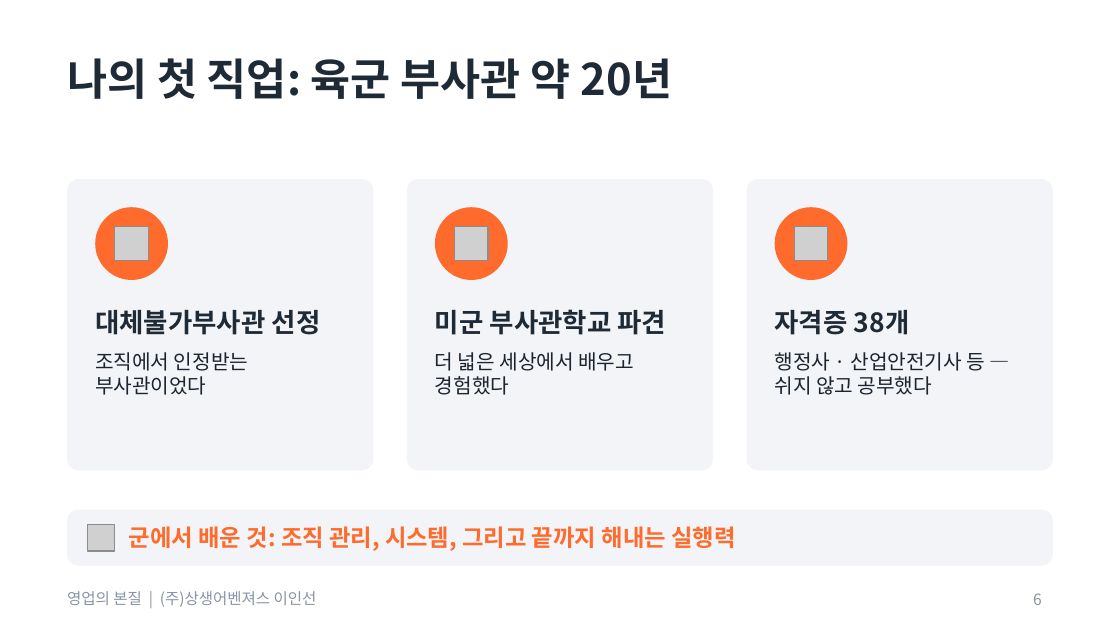
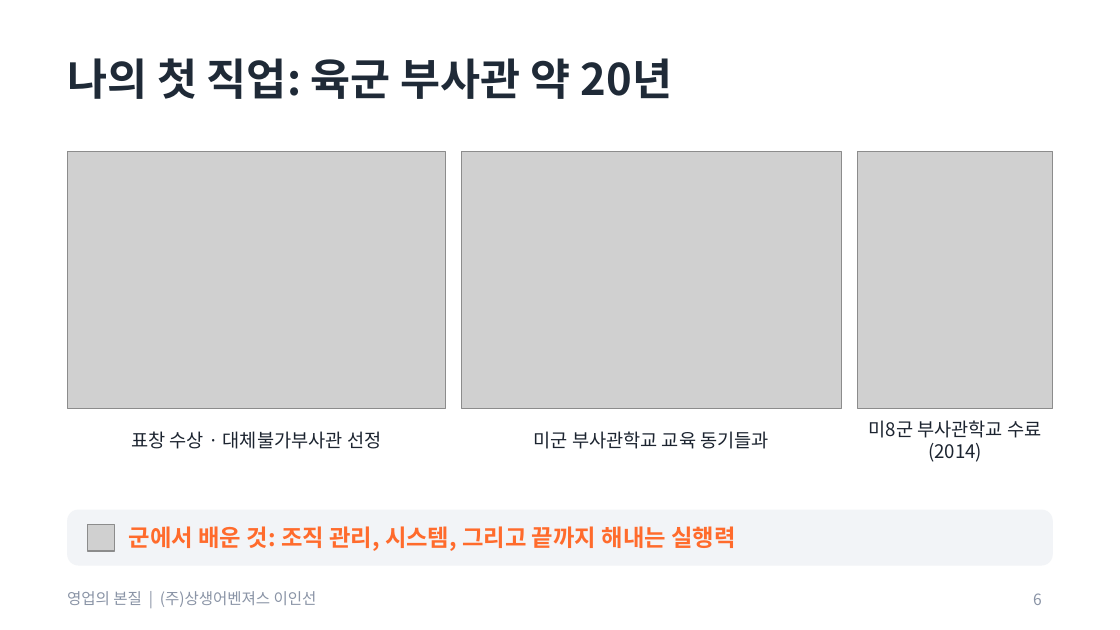
Before and after one commit to aspirinx79-crypto/cmo, a slide deck: slide 6 of docs/sales/영업의_본질_교육자료.pptx. Drawn at 1120x630 pixels with LibreOffice and Linux fonts; fonts in the diff are those of the drawing; grey boxes stand for pictures. Boxes give left, top, right and bottom in pixels: in the first picture for what was removed or moved away, otherwise in the second. Text is boxed around its words. In the diff, an @@ line names an element or a change of style, - is before the commit and + after.

```diff
--- a/docs/sales/영업의_본질_교육자료.pptx
+++ b/docs/sales/영업의_본질_교육자료.pptx
@@ rounded rectangle removed at [67, 179, 373, 470] @@
@@ picture added at [67, 151, 446, 409] @@
@@ rounded rectangle removed at [407, 179, 712, 470] @@
@@ picture added at [461, 151, 841, 409] @@
@@ rounded rectangle removed at [747, 179, 1053, 470] @@
@@ picture added at [858, 151, 1053, 409] @@
@@ ellipse removed at [95, 207, 168, 280] @@
@@ ellipse removed at [435, 207, 507, 280] @@
@@ ellipse removed at [775, 207, 848, 280] @@
@@ picture removed at [115, 227, 149, 261] @@
@@ picture removed at [455, 227, 488, 261] @@
@@ picture removed at [794, 227, 828, 261] @@
@@ text removed at [775, 310, 910, 335] @@
-자격증 38개
@@ text removed at [95, 352, 248, 395] @@
-조직에서 인정받는 부사관이었다
@@ text removed at [435, 352, 634, 395] @@
-더 넓은 세상에서 배우고 경험했다
@@ text removed at [775, 352, 985, 395] @@
-행정사 · 산업안전기사 등 — 쉬지 않고 공부했다
@@ text at [131, 431, 381, 449]: text changed; size 17 to 12 pt; text colour #1F2A37 to #1C2430; bold off @@
-대체불가부사관 선정
+표창 수상 · 대체불가부사관 선정
@@ text at [534, 431, 769, 449]: text changed; size 17 to 12 pt; text colour #1F2A37 to #1C2430; bold off @@
-미군 부사관학교 파견
+미군 부사관학교 교육 동기들과
@@ text added at [869, 420, 1041, 462], 12 pt, text #1C2430 @@
+미8군 부사관학교 수료 (2014)
```
Also in this commit, not shown: 5 other slides changed, 2 slides added, 9 other files.
